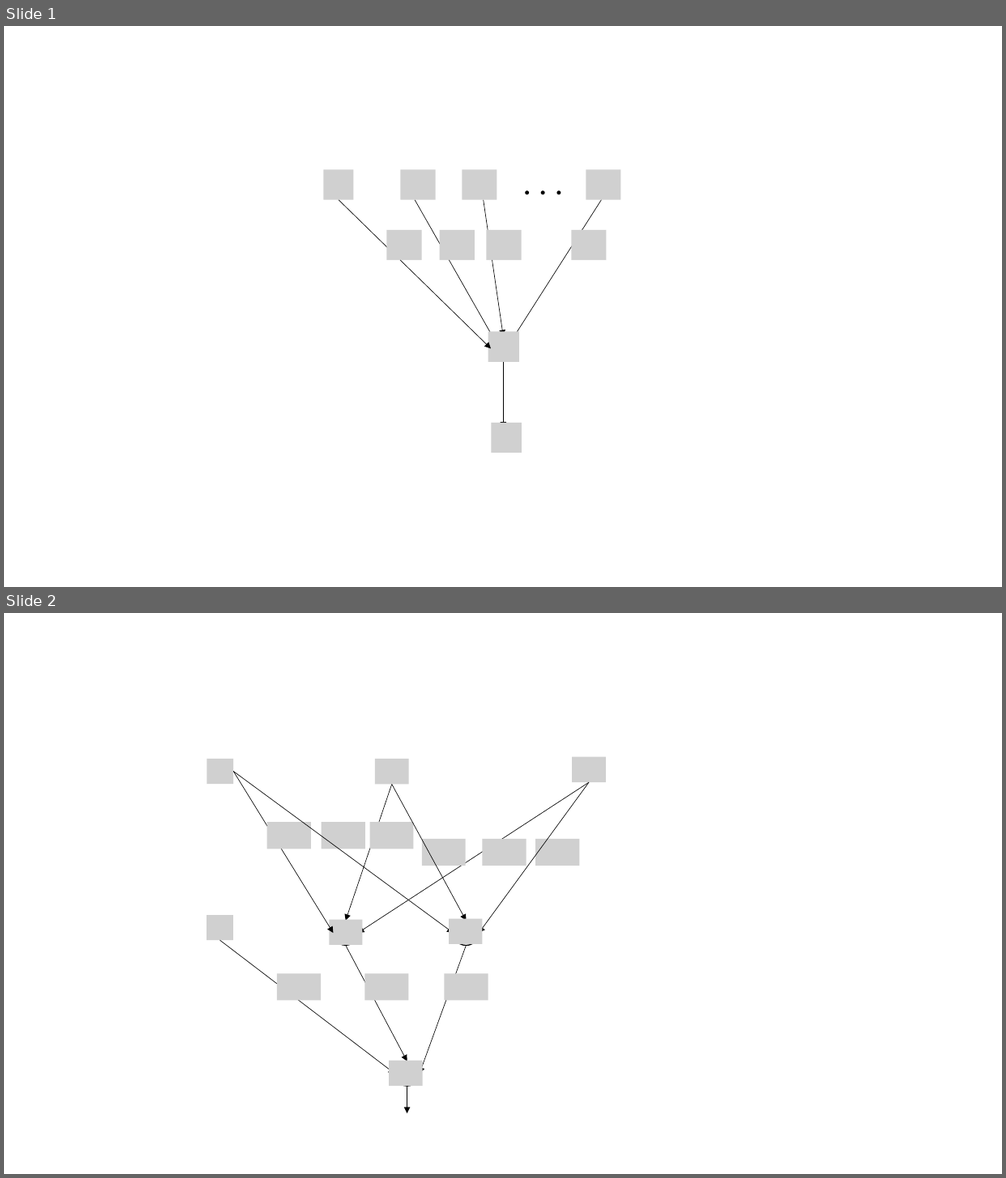
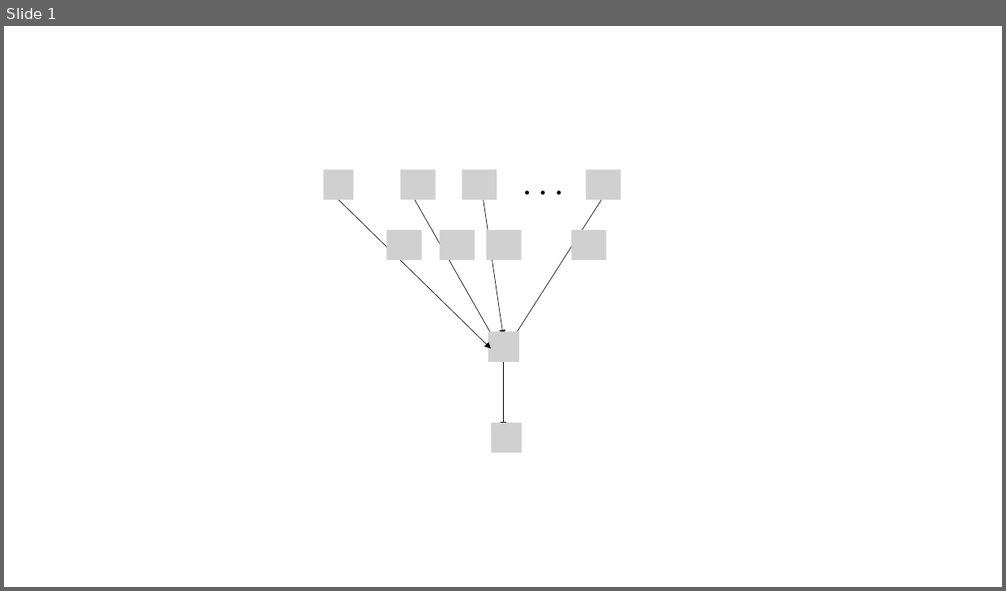
Before and after one commit to DanielGaleanoMcGill/masters_project, a slide deck: utils/power_point_diagrams/math_model_neuron.pptx. Shown one above the other, each under a label of ours: slides 1 and 2 before the commit, slide 1 after it. The pictures are 1006x1178 and 1006x591 pixels, drawn with LibreOffice and Linux fonts; fonts in the diff are those of the drawing; grey boxes stand for pictures. Boxes give left, top, right and bottom in pixels: in the first picture for what was removed or moved away, otherwise in the second. Text is boxed around its words. In the diff, an @@ line names an element or a change of style, - is before the commit and + after.

```diff
--- a/utils/power_point_diagrams/math_model_neuron.pptx
+++ b/utils/power_point_diagrams/math_model_neuron.pptx
@@ slide 2 removed at (4, 613, 1002, 1174), background #FFFFFF @@
@@ picture removed at (572, 756, 606, 782) @@
@@ picture removed at (206, 759, 233, 785) @@
@@ arrow removed from (234, 772) to (334, 934) @@
@@ arrow removed from (234, 772) to (454, 934) @@
@@ arrow removed from (589, 782) to (358, 934) @@
@@ picture removed at (375, 759, 409, 785) @@
@@ arrow removed from (589, 782) to (479, 934) @@
@@ arrow removed from (392, 785) to (345, 921) @@
@@ arrow removed from (392, 785) to (466, 921) @@
@@ picture removed at (266, 822, 311, 849) @@
@@ picture removed at (322, 822, 365, 849) @@
@@ picture removed at (370, 822, 414, 849) @@
@@ picture removed at (422, 839, 465, 866) @@
@@ picture removed at (483, 839, 526, 866) @@
@@ picture removed at (535, 839, 580, 866) @@
@@ picture removed at (206, 915, 233, 941) @@
@@ picture removed at (329, 920, 363, 945) @@
@@ ellipse removed at (334, 921, 358, 945) @@
@@ picture removed at (449, 919, 483, 944) @@
@@ ellipse removed at (454, 921, 479, 945) @@
@@ arrow removed from (220, 940) to (394, 1074) @@
@@ arrow removed from (345, 945) to (407, 1062) @@
@@ arrow removed from (466, 945) to (420, 1074) @@
@@ picture removed at (277, 973, 322, 1001) @@
@@ picture removed at (364, 973, 408, 1001) @@
@@ picture removed at (444, 973, 488, 1001) @@
@@ picture removed at (389, 1061, 423, 1086) @@
@@ ellipse removed at (394, 1062, 420, 1086) @@
@@ arrow removed from (407, 1086) to (407, 1114) @@
```
Also in this commit, not shown: 1 slide added, 8 other files.
